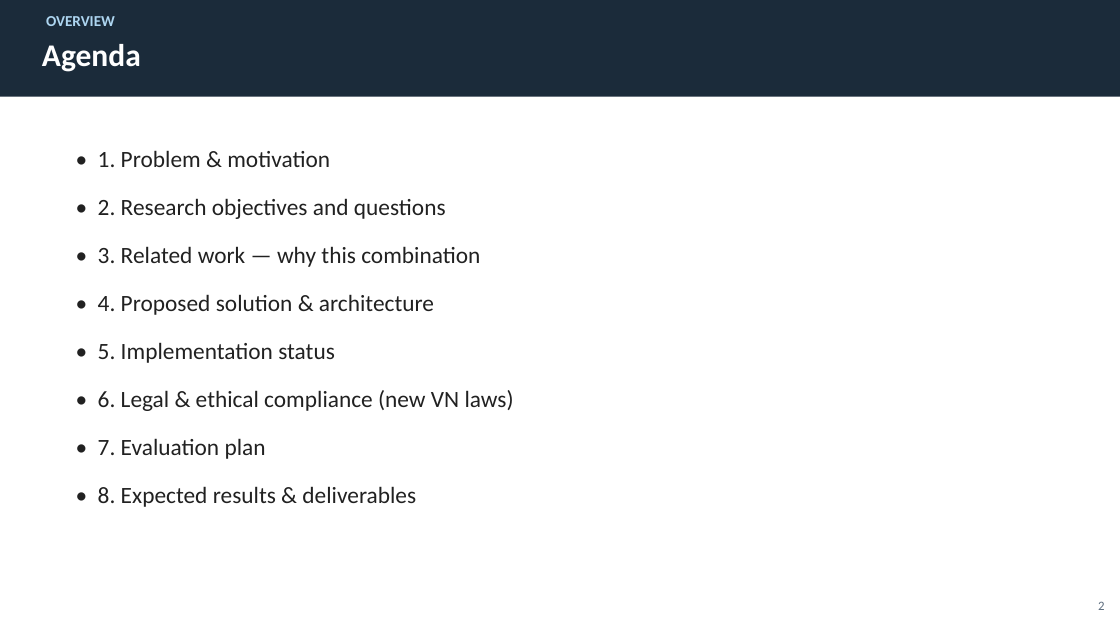
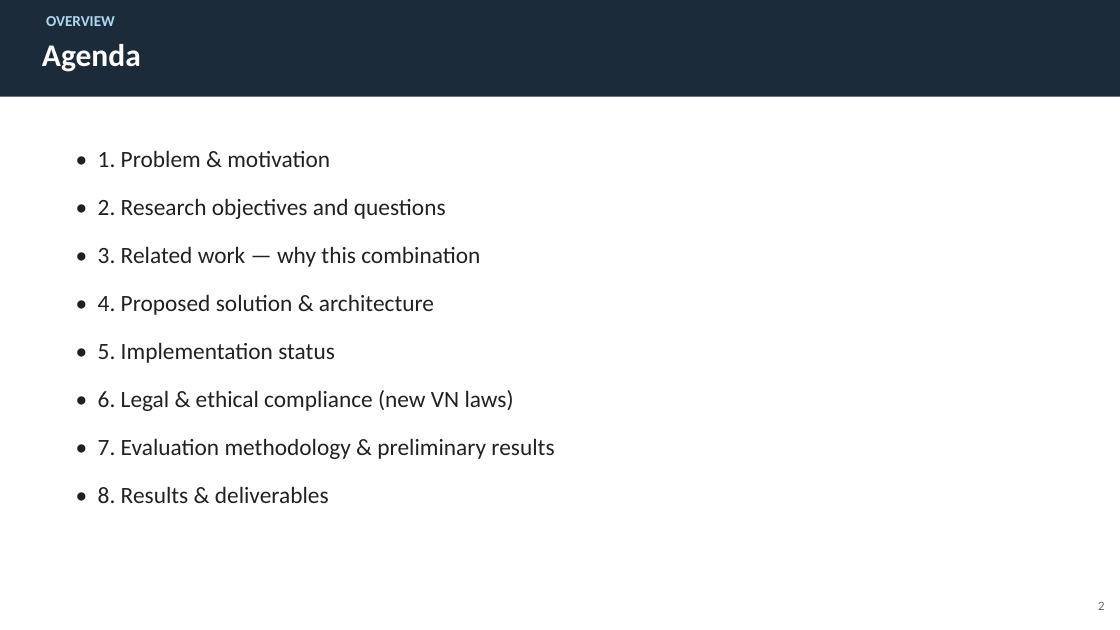
Before and after one commit to BaoNHN/rag-legal-assistant-voice, a slide deck: slide 2 of Thesis_Defense_24MSE23204.pptx. Drawn at 1120x630 pixels with LibreOffice and Linux fonts; fonts in the diff are those of the drawing. Boxes give left, top, right and bottom in pixels: in the first picture for what was removed or moved away, otherwise in the second. Text is boxed around its words. In the diff, an @@ line names an element or a change of style, - is before the commit and + after.

```diff
--- a/Thesis_Defense_24MSE23204.pptx
+++ b/Thesis_Defense_24MSE23204.pptx
@@ text at bbox=[98, 438, 554, 503]: text changed @@
-• 7. Evaluation plan
-• 8. Expected results & deliverables
+• 7. Evaluation methodology & preliminary results
+• 8. Results & deliverables
```
Also in this commit, not shown: 7 other slides changed.
